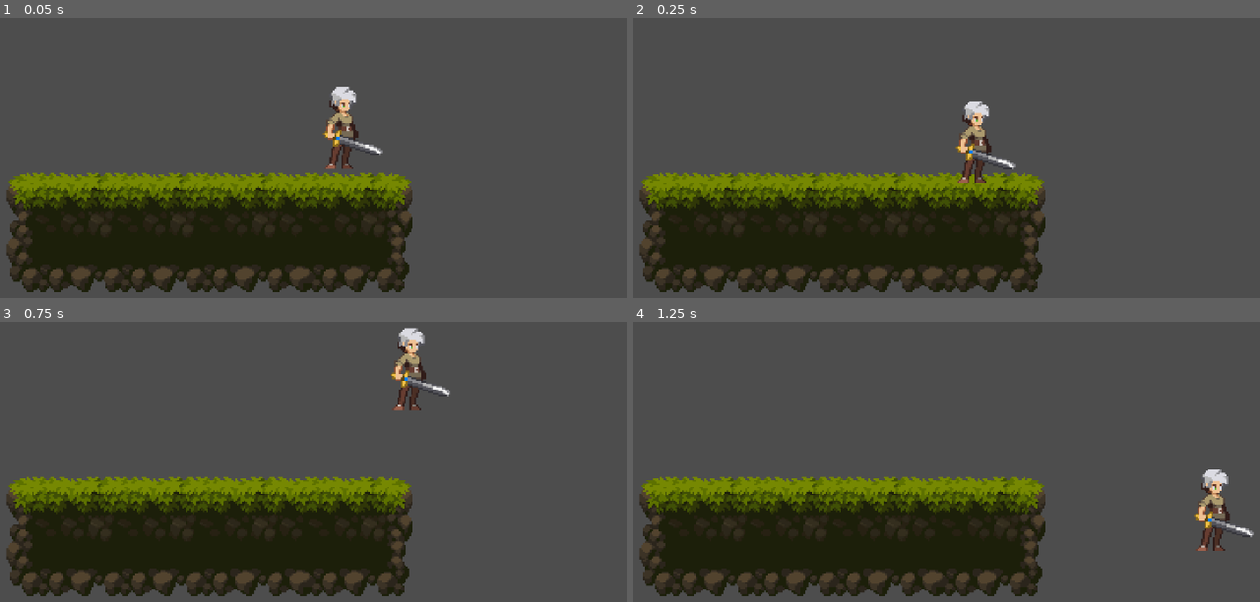
Above: before the commit, frames 1-4 (two rows, left to right).
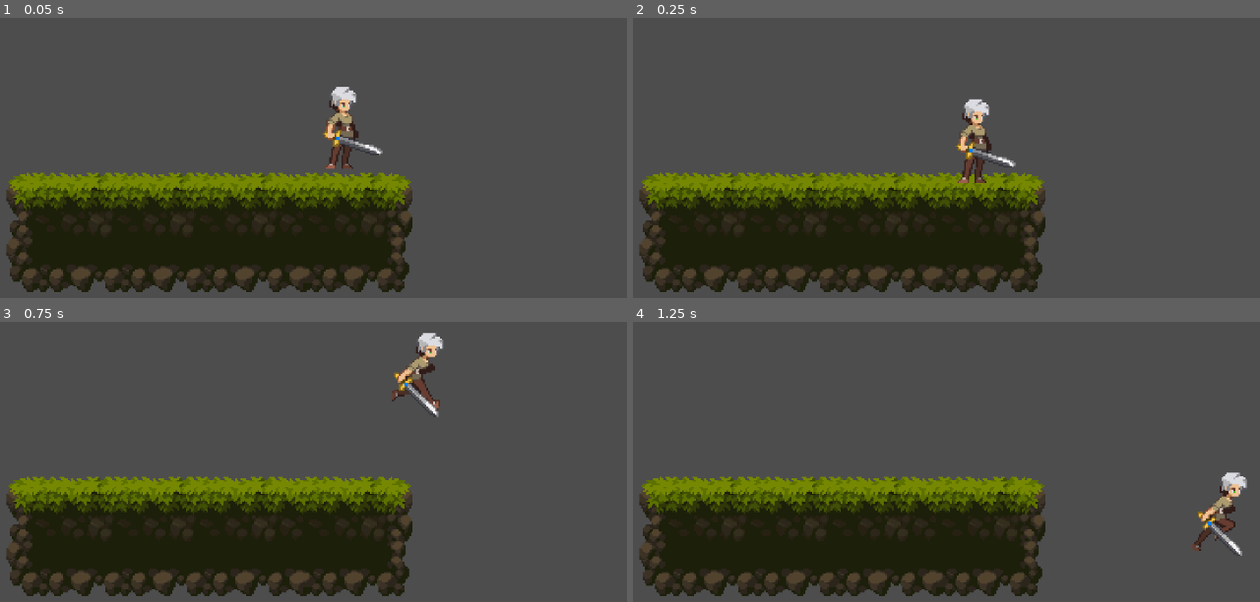
Above: after the commit, the same moments.

Repository: jpsalim21/GodotINOVA
Game: Godot game, scene res://Cena.tscn
The game is run twice, just before and just after one commit, with the same random seed, the same clock (stepped at 60 frames per second) and the same inputs.
Inputs:
- Up to frame 1 (0.05 s): no input
- Up to frame 2 (0.25 s): no input
- Up to frame 3 (0.75 s): tap Enter (ui_accept) at 0.5 s; hold Right (ui_right) from 0.53 s (still down)
- Up to frame 4 (1.25 s): keep holding Right (ui_right); tap Enter (ui_accept) at 0.77 s

Frame 1 is identical in both runs. In frame 2, 0.5% of the frame differs, in the area x 51-62%, y 28-55%; in frame 3, 1.5%, in the area x 62-72%, y 2-35%; in frame 4, 1.4%.

Commit message:
Animação Idle e andar

Diff:
--- a/Cena.tscn
+++ b/Cena.tscn
@@ -1,8 +1,9 @@
-[gd_scene load_steps=7 format=3 uid="uid://bgrprgbwgcknc"]
+[gd_scene load_steps=21 format=3 uid="uid://bgrprgbwgcknc"]
 
 [ext_resource type="Texture2D" uid="uid://b76gxup34m5yy" path="res://Sprites/Tiles.png" id="1_ryt7m"]
 [ext_resource type="Script" path="res://PlayerMovement.gd" id="2_e6kmr"]
 [ext_resource type="Texture2D" uid="uid://bcx7up4kwa754" path="res://Sprites/Personagem/Idle-Sheet.png" id="2_fqbq8"]
+[ext_resource type="Texture2D" uid="uid://ci4ofrbtnixtf" path="res://Sprites/Personagem/Run-Sheet.png" id="4_cpa8f"]
 
 [sub_resource type="TileSetAtlasSource" id="TileSetAtlasSource_j4wtj"]
 resource_name = "Tiles"
@@ -1428,6 +1429,103 @@
 radius = 7.0
 height = 48.0
 
+[sub_resource type="AtlasTexture" id="AtlasTexture_y04ps"]
+atlas = ExtResource("2_fqbq8")
+region = Rect2(64, 0, 64, 80)
+
+[sub_resource type="AtlasTexture" id="AtlasTexture_ek7s2"]
+atlas = ExtResource("2_fqbq8")
+region = Rect2(128, 0, 64, 80)
+
+[sub_resource type="AtlasTexture" id="AtlasTexture_k3u8n"]
+atlas = ExtResource("2_fqbq8")
+region = Rect2(192, 0, 64, 80)
+
+[sub_resource type="AtlasTexture" id="AtlasTexture_x2c67"]
+atlas = ExtResource("2_fqbq8")
+region = Rect2(0, 0, 64, 80)
+
+[sub_resource type="AtlasTexture" id="AtlasTexture_53vc8"]
+atlas = ExtResource("4_cpa8f")
+region = Rect2(0, 0, 80, 80)
+
+[sub_resource type="AtlasTexture" id="AtlasTexture_r6bfp"]
+atlas = ExtResource("4_cpa8f")
+region = Rect2(80, 0, 80, 80)
+
+[sub_resource type="AtlasTexture" id="AtlasTexture_ncvvf"]
+atlas = ExtResource("4_cpa8f")
+region = Rect2(160, 0, 80, 80)
+
+[sub_resource type="AtlasTexture" id="AtlasTexture_ktmdj"]
+atlas = ExtResource("4_cpa8f")
+region = Rect2(240, 0, 80, 80)
+
+[sub_resource type="AtlasTexture" id="AtlasTexture_0xtfx"]
+atlas = ExtResource("4_cpa8f")
+region = Rect2(320, 0, 80, 80)
+
+[sub_resource type="AtlasTexture" id="AtlasTexture_3ovib"]
+atlas = ExtResource("4_cpa8f")
+region = Rect2(400, 0, 80, 80)
+
+[sub_resource type="AtlasTexture" id="AtlasTexture_nhc6k"]
+atlas = ExtResource("4_cpa8f")
+region = Rect2(480, 0, 80, 80)
+
+[sub_resource type="AtlasTexture" id="AtlasTexture_4e52j"]
+atlas = ExtResource("4_cpa8f")
+region = Rect2(560, 0, 80, 80)
+
+[sub_resource type="SpriteFrames" id="SpriteFrames_fdhdd"]
+animations = [{
+"frames": [{
+"duration": 1.0,
+"texture": SubResource("AtlasTexture_y04ps")
+}, {
+"duration": 1.0,
+"texture": SubResource("AtlasTexture_ek7s2")
+}, {
+"duration": 1.0,
+"texture": SubResource("AtlasTexture_k3u8n")
+}, {
+"duration": 1.0,
+"texture": SubResource("AtlasTexture_x2c67")
+}],
+"loop": true,
+"name": &"Idle",
+"speed": 7.0
+}, {
+"frames": [{
+"duration": 1.0,
+"texture": SubResource("AtlasTexture_53vc8")
+}, {
+"duration": 1.0,
+"texture": SubResource("AtlasTexture_r6bfp")
+}, {
+"duration": 1.0,
+"texture": SubResource("AtlasTexture_ncvvf")
+}, {
+"duration": 1.0,
+"texture": SubResource("AtlasTexture_ktmdj")
+}, {
+"duration": 1.0,
+"texture": SubResource("AtlasTexture_0xtfx")
+}, {
+"duration": 1.0,
+"texture": SubResource("AtlasTexture_3ovib")
+}, {
+"duration": 1.0,
+"texture": SubResource("AtlasTexture_nhc6k")
+}, {
+"duration": 1.0,
+"texture": SubResource("AtlasTexture_4e52j")
+}],
+"loop": true,
+"name": &"Run",
+"speed": 12.0
+}]
+
 [node name="Node2D" type="Node2D"]
 
 [node name="TileMap" type="TileMap" parent="."]
@@ -1440,12 +1538,15 @@
 position = Vector2(37, -2)
 script = ExtResource("2_e6kmr")
 
-[node name="Sprite2D" type="Sprite2D" parent="CharacterBody2D"]
-texture = ExtResource("2_fqbq8")
-hframes = 4
-
 [node name="CollisionShape2D" type="CollisionShape2D" parent="CharacterBody2D"]
 shape = SubResource("CapsuleShape2D_if1qv")
 
+[node name="AnimatedSprite2D" type="AnimatedSprite2D" parent="CharacterBody2D"]
+sprite_frames = SubResource("SpriteFrames_fdhdd")
+animation = &"Idle"
+autoplay = "Idle"
+frame = 3
+frame_progress = 0.580031
+
 [node name="Camera2D" type="Camera2D" parent="."]
 zoom = Vector2(2.5, 2.5)
--- a/PlayerMovement.gd
+++ b/PlayerMovement.gd
@@ -6,6 +6,10 @@
 
 # Get the gravity from the project settings to be synced with RigidBody nodes.
 var gravity = ProjectSettings.get_setting("physics/2d/default_gravity")
+
+@onready var anim : AnimatedSprite2D = $AnimatedSprite2D
+
+var animacaoAtual = "Idle"
 
 
 func _physics_process(delta):
@@ -24,5 +28,19 @@
 		velocity.x = direction * SPEED
 	else:
 		velocity.x = move_toward(velocity.x, 0, SPEED)
+	move_and_slide()
+	_updateAnimation()
 
-	move_and_slide()
+func _updateAnimation():
+	if velocity.x != 0:
+		if animacaoAtual != "Run":
+			animacaoAtual = "Run"
+			anim.play("Run")
+		if velocity.x > 0:
+			anim.flip_h = false
+		else:
+			anim.flip_h = true
+	else:
+		if animacaoAtual != "Idle":
+			animacaoAtual = "Idle"
+			anim.play("Idle")
